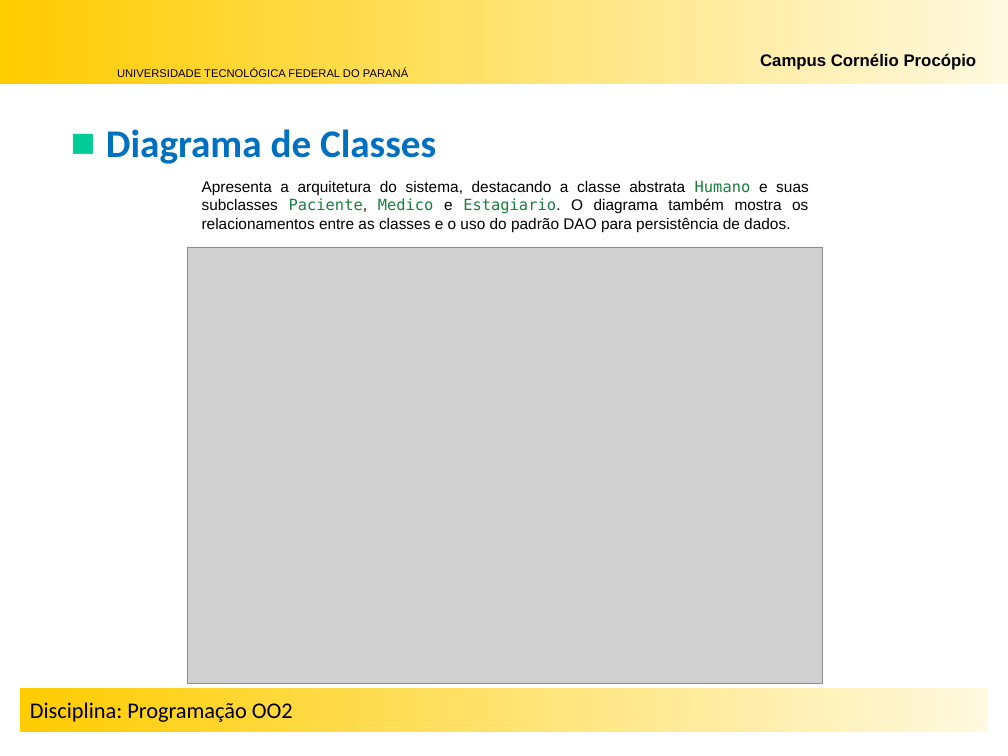
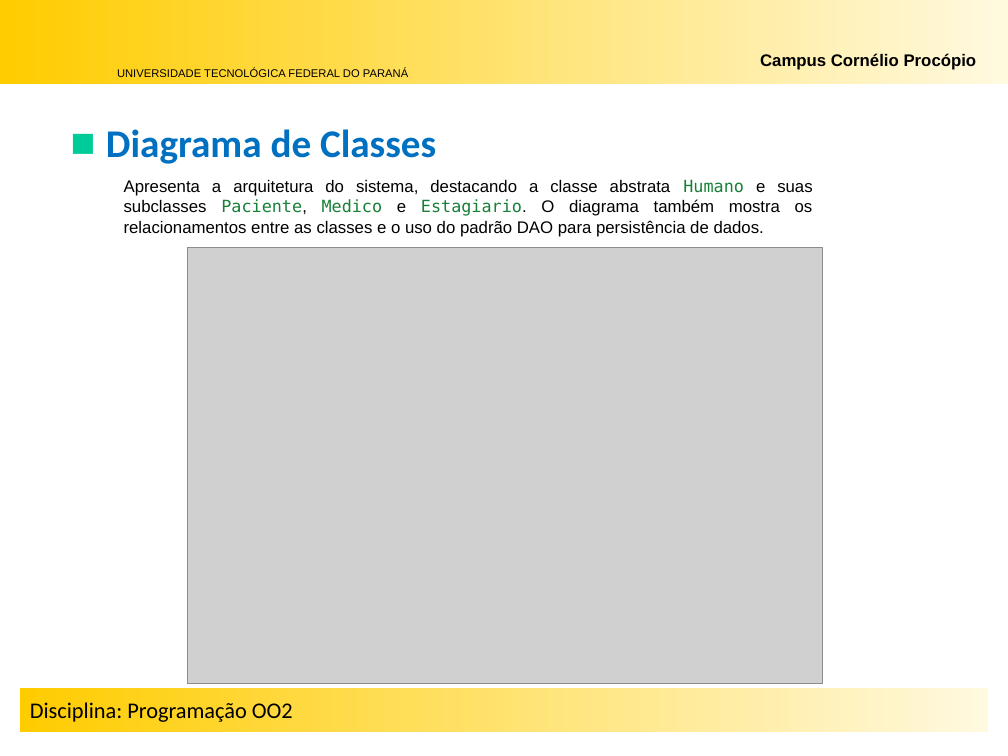
Before and after one commit to matheustm29/HospitAll, a slide deck: slide 5 of Docs/Slides_HospitAll.pptx. Drawn at 1008x756 pixels with LibreOffice and Linux fonts; fonts in the diff are those of the drawing; grey boxes stand for pictures; background and template pictures are left out. Boxes give left, top, right and bottom in pixels: in the first picture for what was removed or moved away, otherwise in the second. Text is boxed around its words. In the diff, an @@ line names an element or a change of style, - is before the commit and + after.

```diff
--- a/Docs/Slides_HospitAll.pptx
+++ b/Docs/Slides_HospitAll.pptx
@@ text "Apresenta a arquitetura do sistema, ...": place and size @@
-text "Apresenta a arquitetura do sistema, ..." at <box>202,180,809,232</box>
+text "Apresenta a arquitetura do sistema, ..." at <box>124,179,813,237</box>
@@ text "Apresenta a arquitetura do sistema, ..." at <box>124,179,813,237</box>: size 11 to 12 pt @@
```
Also in this commit, not shown: 9 other slides changed, 1 slide added.
